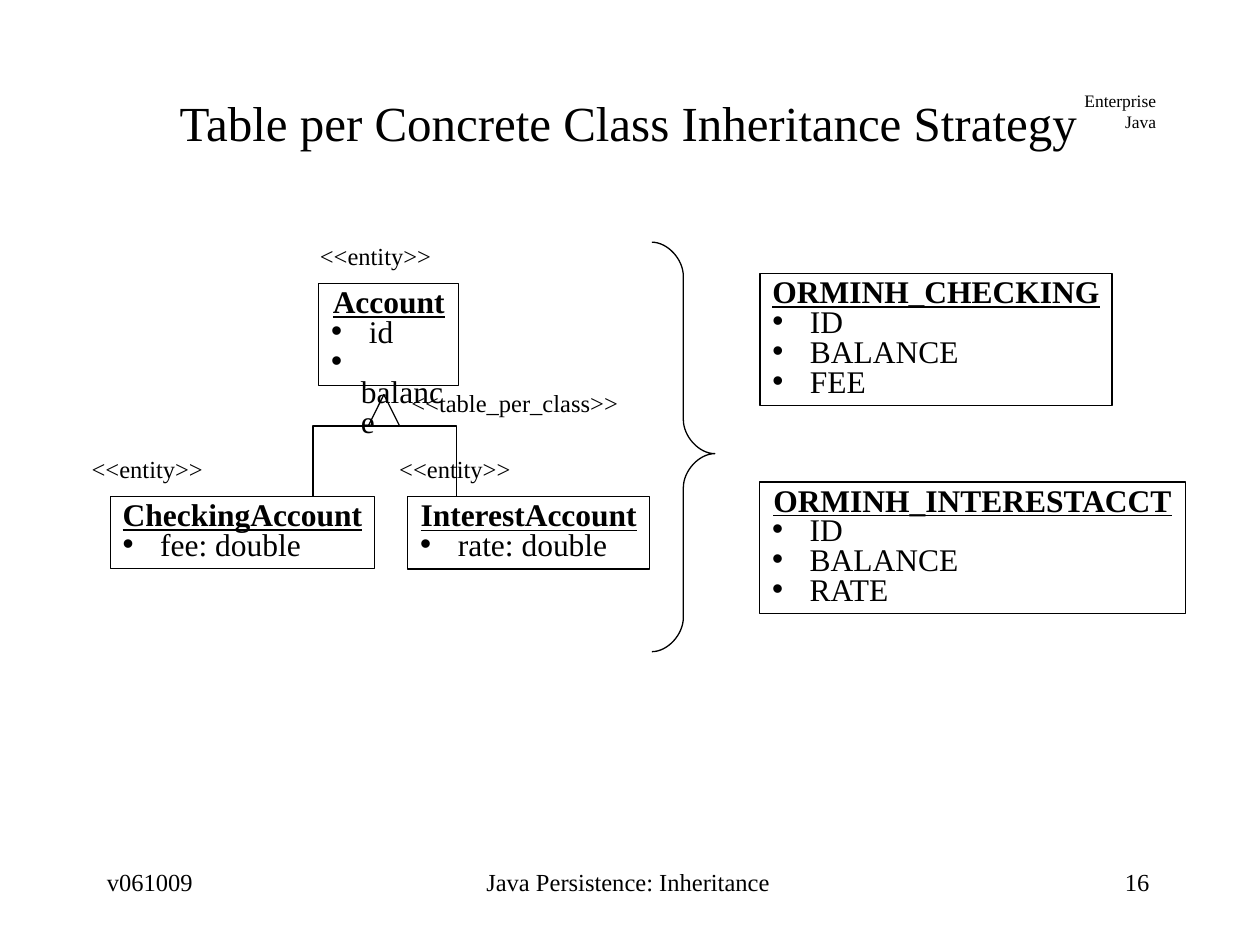
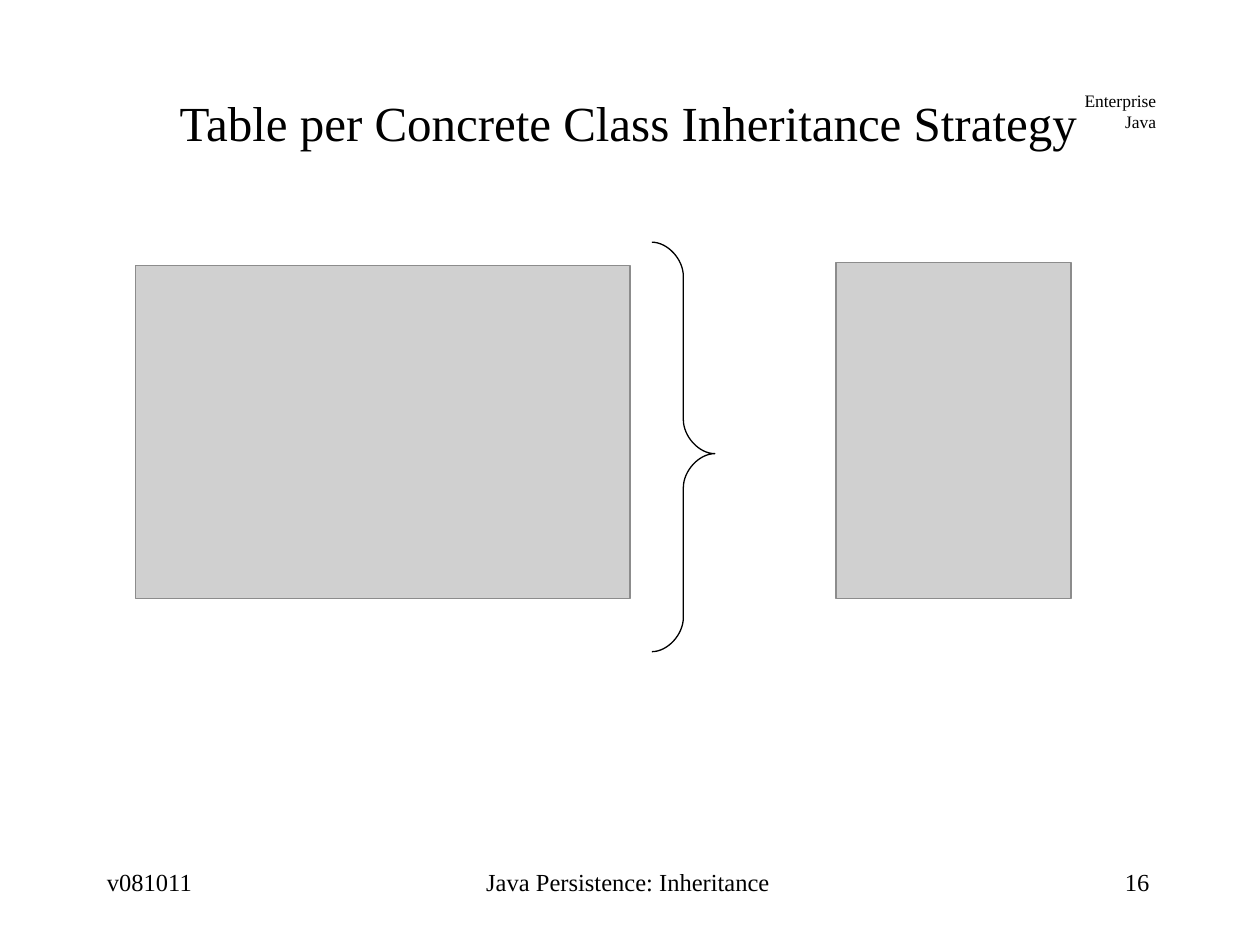
Before and after one commit to jcstaff/ejava-javaee, a slide deck: slide 16 of ormInheritance/src/site/resources/lectures/ormInheritance.ppt. Drawn at 1260x945 pixels with LibreOffice and Linux fonts; fonts in the diff are those of the drawing; grey boxes stand for pictures. Boxes give left, top, right and bottom in pixels: in the first picture for what was removed or moved away, otherwise in the second. Text is boxed around its words. In the diff, an @@ line names an element or a change of style, - is before the commit and + after.

```diff
--- a/ormInheritance/src/site/resources/lectures/ormInheritance.ppt
+++ b/ormInheritance/src/site/resources/lectures/ormInheritance.ppt
@@ picture added at <box>136,266,630,598</box> @@
@@ text removed at <box>320,248,431,271</box> @@
-<<entity>>
@@ picture added at <box>837,262,1071,598</box> @@
@@ rectangle removed at <box>319,284,459,386</box> @@
-Account
-• id
-• balance
@@ rectangle removed at <box>760,273,1111,406</box> @@
-ORMINH_CHECKING
-• ID
-• BALANCE
-• FEE
@@ triangle removed at <box>368,394,399,426</box> @@
@@ text removed at <box>411,393,617,418</box> @@
-<<table_per_class>>
@@ elbow line removed from (242, 496) to (384, 426) @@
@@ elbow line removed from (529, 496) to (384, 426) @@
@@ text removed at <box>92,461,203,484</box> @@
-<<entity>>
@@ text removed at <box>399,459,510,484</box> @@
-<<entity>>
@@ rectangle removed at <box>110,496,374,568</box> @@
-CheckingAccount
-• fee: double
@@ rectangle removed at <box>408,496,650,568</box> @@
-InterestAccount
-• rate: double
@@ rectangle removed at <box>760,481,1186,614</box> @@
-ORMINH_INTERESTACCT
-• ID
-• BALANCE
-• RATE
@@ text at <box>107,874,192,892</box>: text changed @@
-v061009
+v081011
```
Also in this commit, not shown: 41 other slides changed, 3 slides added, 2 slides removed, 23 other files.
